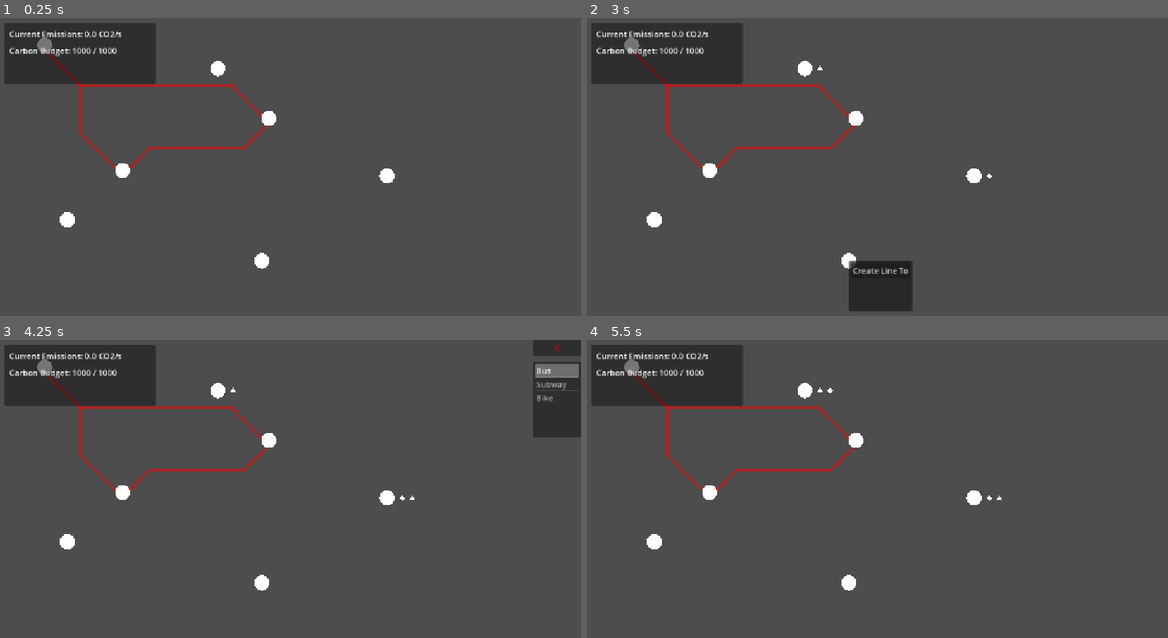
Above: before the commit, frames 1-4 (two rows, left to right).
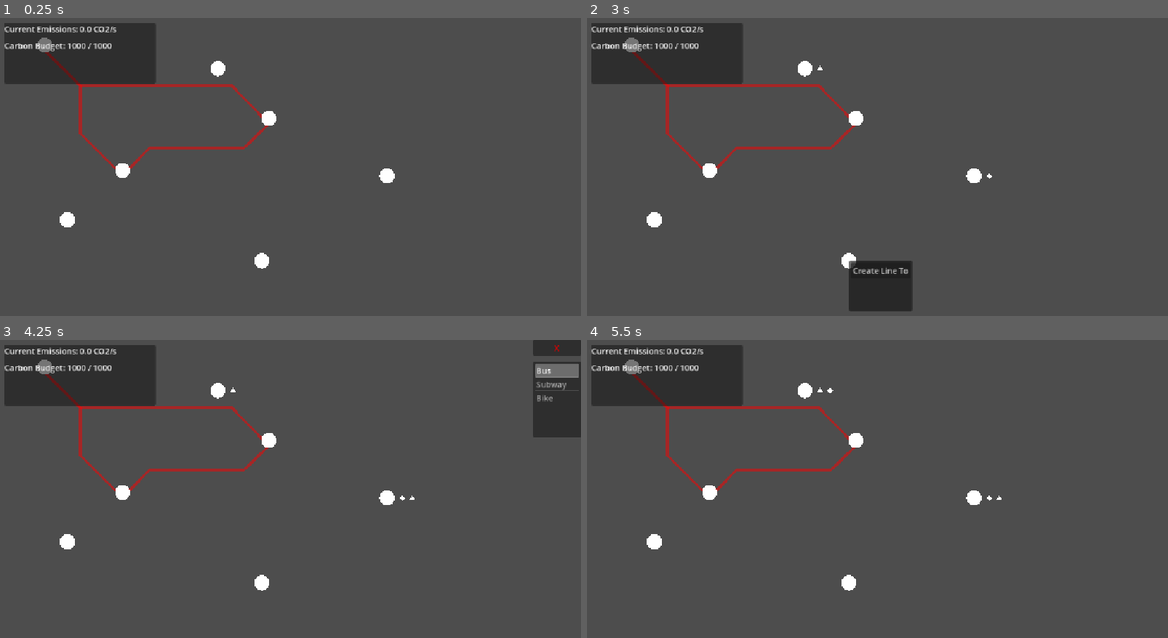
Above: after the commit, the same moments.

Repository: 9thAzure/CarbonCommuter
Game: Godot game, scene res://main/main.tscn
Two runs of this game, one before a commit and one after it. Both use one fixed random seed, a clock stepped at 60 frames per second and the inputs below.
Inputs (mouse positions are in pixels of both pictures, inside the frame that each line leads up to):
- Up to frame 1 (0.25 s): no input
- Up to frame 2 (3 s): tap Enter at 0.5, 2 s; move the mouse to (1005, 164) at 0.52 s; click (1005, 164) at 0.67 s; tap Space at 1.25, 2.75 s; move the mouse to (761, 196) at 1.27 s; click (761, 196) at 1.42 s; move the mouse to (935, 110) at 2.02 s; click (935, 110) at 2.17 s; move the mouse to (848, 247) at 2.77 s; click (848, 247) at 2.92 s
- Up to frame 3 (4.25 s): click "Create Line To" at 3.5 s
- Up to frame 4 (5.5 s): click "X" at 4.25 s; tap Enter at 5 s; move the mouse to (1051, 551) at 5.02 s; click (1051, 551) at 5.17 s

The runs differ from the first frame. In frame 1, 0.9% of the frame differs, in the area x 0-21%, y 2-13%; in frame 2, 0.9%; in frame 3, 0.9%; in frame 4, 0.9%.

Commit message:
cleanup emissions Hud

Diff:
--- a/menu/hud/EmissionsHud.tscn
+++ b/menu/hud/EmissionsHud.tscn
@@ -2,5 +2,23 @@
 
 [ext_resource type="Script" uid="uid://e3kk0m5h1nrw" path="res://menu/hud/label.gd" id="1_x31b5"]
 
-[node name="Test" type="CanvasLayer"]
+[node name="EmissionsHud" type="CanvasLayer"]
 script = ExtResource("1_x31b5")
+
+[node name="PanelContainer" type="PanelContainer" parent="."]
+offset_left = 10.0
+offset_top = 10.0
+offset_right = 310.0
+offset_bottom = 130.0
+
+[node name="VBoxContainer" type="VBoxContainer" parent="PanelContainer"]
+layout_mode = 2
+theme_override_constants/separation = 10
+
+[node name="EmissionLabel" type="Label" parent="PanelContainer/VBoxContainer"]
+unique_name_in_owner = true
+layout_mode = 2
+
+[node name="BudgetLabel" type="Label" parent="PanelContainer/VBoxContainer"]
+unique_name_in_owner = true
+layout_mode = 2
--- a/menu/hud/label.gd
+++ b/menu/hud/label.gd
@@ -5,38 +5,11 @@
 var carbon_budget := 1000.0
 var max_budget := 1000.0
 
-@onready var panel = $Panel
-@onready var emissions_label = $Panel/VBoxContainer/EmissionsLabel
-@onready var budget_label = $Panel/VBoxContainer/BudgetLabel
-@onready var budget_bar = $Panel/VBoxContainer/BudgetBar
+@onready var emissions_label = %EmissionLabel
+@onready var budget_label = %BudgetLabel
+#@onready var budget_bar =
 
 func _ready() -> void:
-	setup_ui()
-
-func setup_ui() -> void:
-	# Create panel if it doesn't exist
-	if not has_node("Panel"):
-		panel = Panel.new()
-		panel.position = Vector2(10, 10)
-		panel.size = Vector2(300, 120)
-		add_child(panel)
-
-		# Create container for layout
-		var vbox = VBoxContainer.new()
-		vbox.position = Vector2(10, 10)
-		vbox.add_theme_constant_override("separation", 10)
-		panel.add_child(vbox)
-
-		# Emissions label
-		emissions_label = Label.new()
-		emissions_label.add_theme_font_size_override("font_size", 16)
-		vbox.add_child(emissions_label)
-
-		# Budget label
-		budget_label = Label.new()
-		budget_label.add_theme_font_size_override("font_size", 16)
-		vbox.add_child(budget_label)
-
 	update_display()
 
 func _process(_delta: float) -> void:
